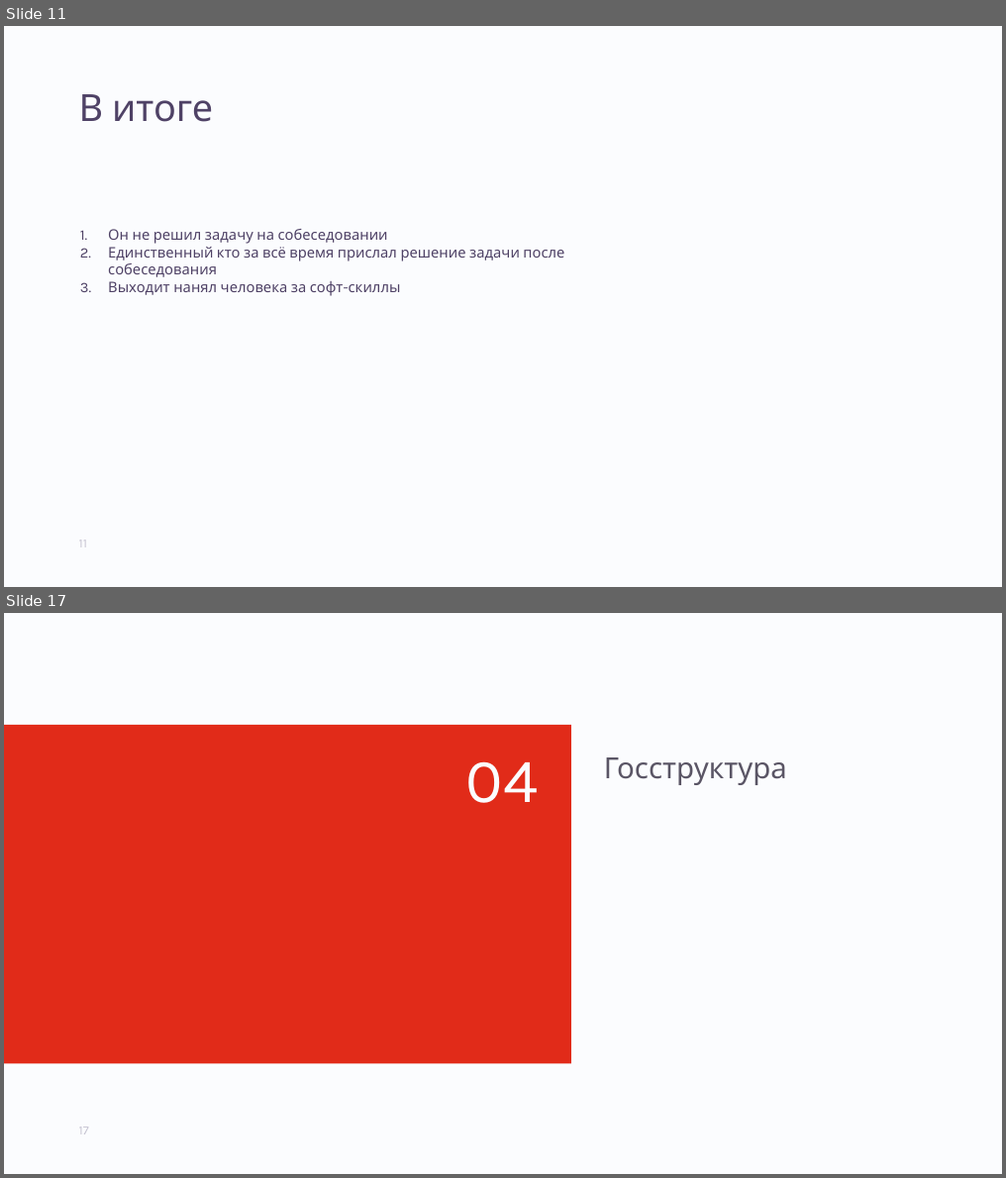
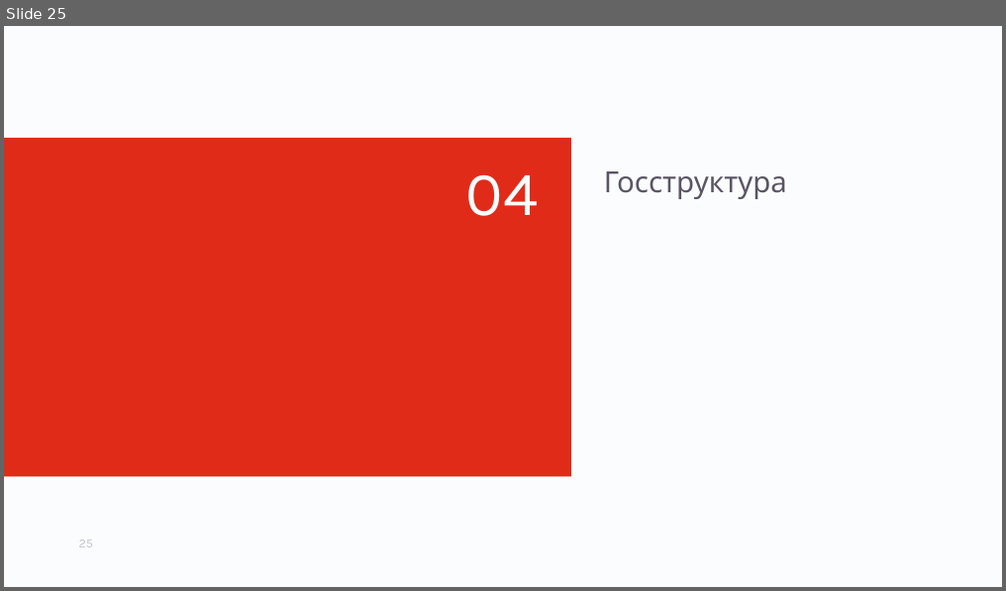
Before and after one commit to aptakhin/talks, a slide deck: 2021-Ptakhin-Hiring.pptx. Shown one above the other, each under a label of ours: slides 11 and 17 before the commit, slide 25 after it; the slides between them are not shown. The pictures are 1006x1178 and 1006x591 pixels, drawn with LibreOffice and Linux fonts; fonts in the diff are those of the drawing; background and template pictures are left out. Boxes give left, top, right and bottom in pixels: in the first picture for what was removed or moved away, otherwise in the second. Text is boxed around its words. In the diff, an @@ line names an element or a change of style, - is before the commit and + after.

```diff
--- a/2021-Ptakhin-Hiring.pptx
+++ b/2021-Ptakhin-Hiring.pptx
@@ slide 11 removed at box(4, 26, 1002, 587), background #FBFCFE @@
@@ title removed at box(79, 94, 213, 122) @@
-В итоге
@@ text removed at box(108, 229, 564, 296) @@
-1. Он не решил задачу на собеседовании
-2. Единственный кто за всё время прислал решение задачи после собеседования
-3. Выходит нанял человека за софт-скиллы
@@ page number removed at box(79, 540, 87, 541) @@
-11
@@ what was slide 17 is now slide 25 @@
@@ page number at box(79, 540, 93, 548): text changed @@
-17
+25
```
Also in this commit, not shown: 6 slides changed, 19 slides added, 12 other slides removed, 2 other files.
